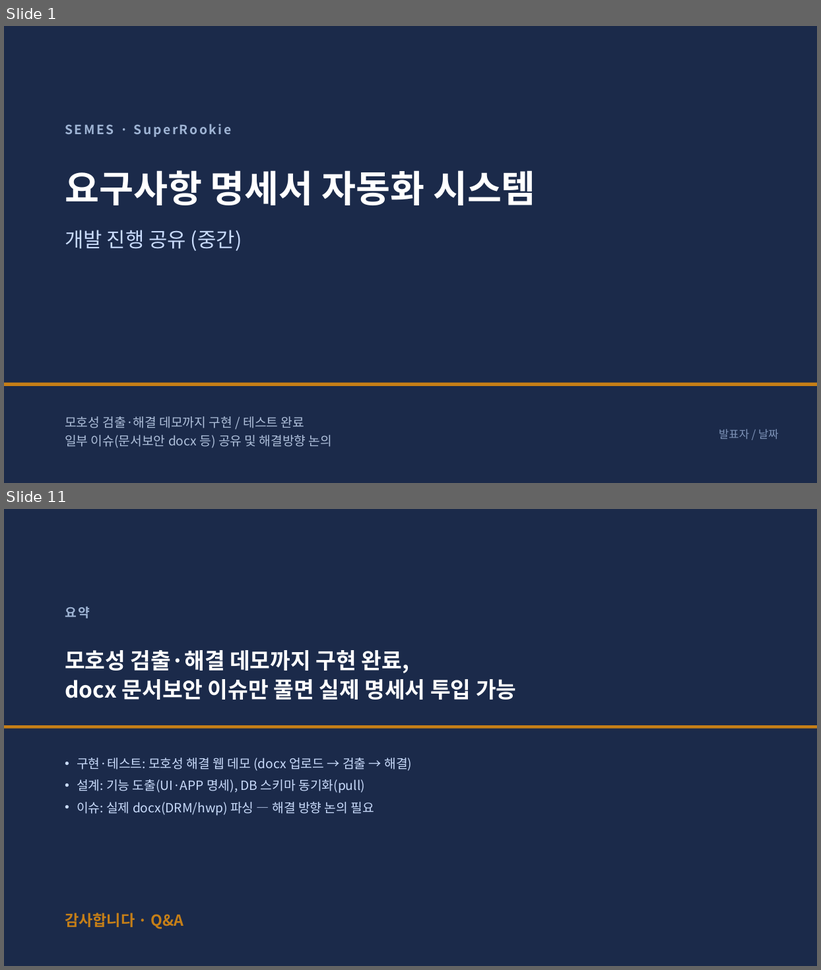
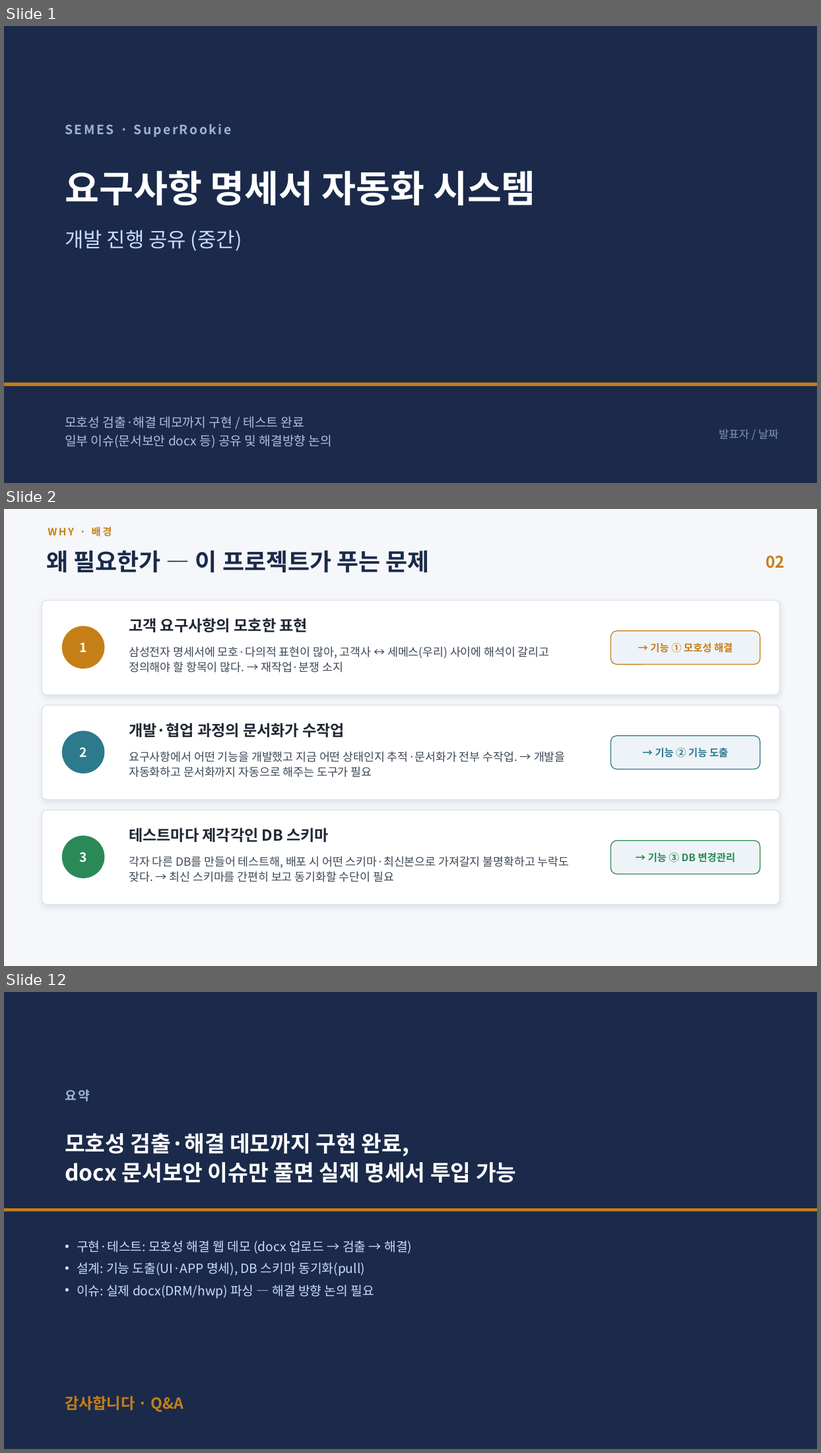
Before and after one commit to jihunhan98/semes-superrookie, a slide deck: docs/진행공유_요구사항자동화.pptx. Shown one above the other, each under a label of ours: slides 1 and 11 before the commit, slides 1, 2 and 12 after it; the slides between them are not shown. The pictures are 821x970 and 821x1453 pixels, drawn with LibreOffice and Linux fonts; fonts in the diff are those of the drawing. Boxes give left, top, right and bottom in pixels: in the first picture for what was removed or moved away, otherwise in the second. Text is boxed around its words. In the diff, an @@ line names an element or a change of style, - is before the commit and + after.

```diff
--- a/docs/진행공유_요구사항자동화.pptx
+++ b/docs/진행공유_요구사항자동화.pptx
@@ slide 2 added at <box>4,509,817,966</box>, background #F5F7FA @@
@@ text added at <box>48,527,112,537</box>, 12 pt, text #C67F17, bold @@
+WHY · 배경
@@ text added at <box>46,551,429,573</box>, 28 pt, text #1B2A4A, bold @@
+왜 필요한가 — 이 프로젝트가 푸는 문제
@@ text added at <box>766,555,785,568</box>, 19 pt, text #C67F17, bold @@
+02
@@ rounded rectangle added at <box>42,601,780,695</box>, fill #FFFFFF, outline #DCE3EB 1 pt @@
@@ ellipse added at <box>62,626,104,669</box>, fill #C67F17 @@
@@ text added at <box>129,618,308,632</box>, 18 pt, text #1F2733, bold @@
+고객 요구사항의 모호한 표현
@@ text added at <box>79,642,86,652</box>, 15 pt, text #FFFFFF, bold @@
+1
@@ text added at <box>129,646,550,673</box>, 13.5 pt, text #3C4855 @@
+삼성전자 명세서에 모호·다의적 표현이 많아, 고객사 ↔ 세메스(우리) 사이에 해석이 갈리고 정의해야 할 항목이 많다. → 재작업·분쟁 소지
@@ rounded rectangle added at <box>611,631,760,665</box>, fill #EEF3F8, outline #C67F17 1 pt @@
@@ text added at <box>650,643,733,653</box>, 12 pt, text #C67F17, bold @@
+→ 기능 ① 모호성 해결
@@ rounded rectangle added at <box>42,706,780,800</box>, fill #FFFFFF, outline #DCE3EB 1 pt @@
@@ text added at <box>129,723,345,737</box>, 18 pt, text #1F2733, bold @@
+개발·협업 과정의 문서화가 수작업
@@ ellipse added at <box>62,731,104,774</box>, fill #2C7A8C @@
@@ rounded rectangle added at <box>611,736,760,770</box>, fill #EEF3F8, outline #2C7A8C 1 pt @@
@@ text added at <box>79,747,86,757</box>, 15 pt, text #FFFFFF, bold @@
+2
@@ text added at <box>129,751,566,778</box>, 13.5 pt, text #3C4855 @@
+요구사항에서 어떤 기능을 개발했고 지금 어떤 상태인지 추적·문서화가 전부 수작업. → 개발을 자동화하고 문서화까지 자동으로 해주는 도구가 필요
@@ text added at <box>655,748,728,758</box>, 12 pt, text #2C7A8C, bold @@
+→ 기능 ② 기능 도출
@@ rounded rectangle added at <box>42,811,780,905</box>, fill #FFFFFF, outline #DCE3EB 1 pt @@
@@ ellipse added at <box>62,836,104,879</box>, fill #2A8A57 @@
@@ text added at <box>129,828,329,842</box>, 18 pt, text #1F2733, bold @@
+테스트마다 제각각인 DB 스키마
@@ rounded rectangle added at <box>611,841,760,875</box>, fill #EEF3F8, outline #2A8A57 1 pt @@
@@ text added at <box>79,852,86,863</box>, 15 pt, text #FFFFFF, bold @@
+3
@@ text added at <box>129,856,570,883</box>, 13.5 pt, text #3C4855 @@
+각자 다른 DB를 만들어 테스트해, 배포 시 어떤 스키마·최신본으로 가져갈지 불명확하고 누락도 잦다. → 최신 스키마를 간편히 보고 동기화할 수단이 필요
@@ text added at <box>648,853,736,863</box>, 12 pt, text #2A8A57, bold @@
+→ 기능 ③ DB 변경관리
@@ what was slide 11 is now slide 12 @@
```
Also in this commit, not shown: 9 slides changed.
